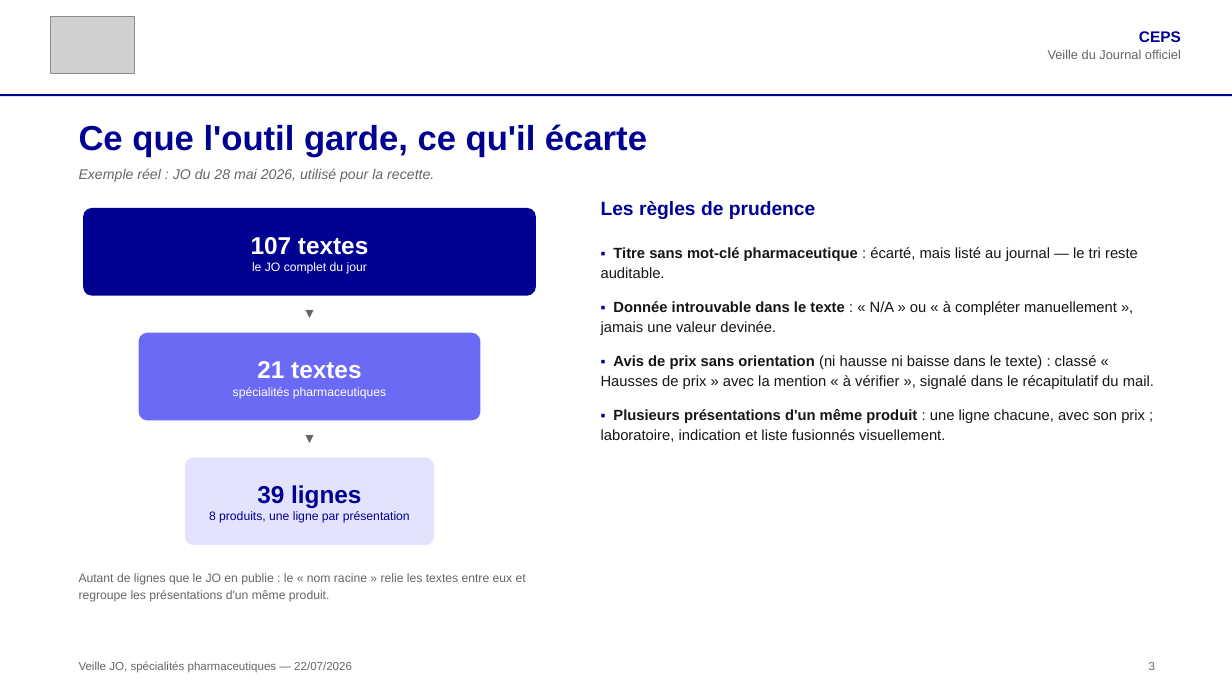
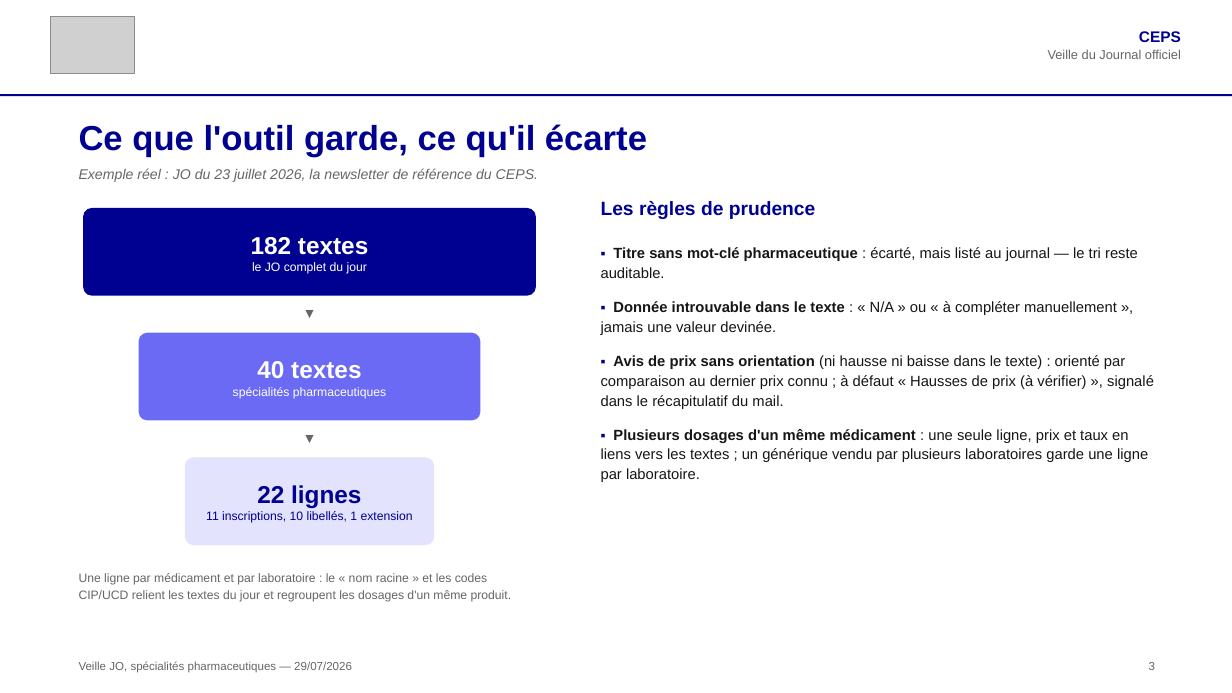
Before and after one commit to SocialGouv/Veille_JO, a slide deck: slide 3 of presentation_veille_JO.pptx. Drawn at 1232x693 pixels with LibreOffice and Linux fonts; fonts in the diff are those of the drawing; grey boxes stand for pictures. Boxes give left, top, right and bottom in pixels: in the first picture for what was removed or moved away, otherwise in the second. Text is boxed around its words. In the diff, an @@ line names an element or a change of style, - is before the commit and + after.

Commit message:
docs: update presentation_veille_jo.pptx

```diff
--- a/presentation_veille_JO.pptx
+++ b/presentation_veille_JO.pptx
@@ text at <box>79,168,538,182</box>: text changed @@
-Exemple réel : JO du 28 mai 2026, utilisé pour la recette.
+Exemple réel : JO du 23 juillet 2026, la newsletter de référence du CEPS.
@@ text in rounded rectangle at <box>251,237,368,255</box>: text changed @@
-107 textes
+182 textes
@@ text at <box>601,355,1154,482</box>: text changed @@
-▪ Avis de prix sans orientation (ni hausse ni baisse dans le texte) : classé « Hausses de prix » avec la mention « à vérifier », signalé dans le récapitulatif du mail.
-▪ Plusieurs présentations d'un même produit : une ligne chacune, avec son prix ; laboratoire, indication et liste fusionnés visuellement.
+▪ Avis de prix sans orientation (ni hausse ni baisse dans le texte) : orienté par comparaison au dernier prix connu ; à défaut « Hausses de prix (à vérifier) », signalé dans le récapitulatif du mail.
+▪ Plusieurs dosages d'un même médicament : une seule ligne, prix et taux en liens vers les textes ; un générique vendu par plusieurs laboratoires garde une ligne par laboratoire.
@@ text in rounded rectangle at <box>257,361,361,378</box>: text changed @@
-21 textes
+40 textes
@@ text in rounded rectangle at <box>206,485,413,523</box>: text changed @@
-39 lignes
-8 produits, une ligne par présentation
+22 lignes
+11 inscriptions, 10 libellés, 1 extension
@@ text at <box>79,573,512,602</box>: text changed @@
-Autant de lignes que le JO en publie : le « nom racine » relie les textes entre eux et regroupe les présentations d'un même produit.
+Une ligne par médicament et par laboratoire : le « nom racine » et les codes CIP/UCD relient les textes du jour et regroupent les dosages d'un même produit.
@@ text at <box>79,661,352,673</box>: text changed @@
-Veille JO, spécialités pharmaceutiques — 22/07/2026
+Veille JO, spécialités pharmaceutiques — 29/07/2026
```
Also in this commit, not shown: 4 other slides changed, 1 other file.
